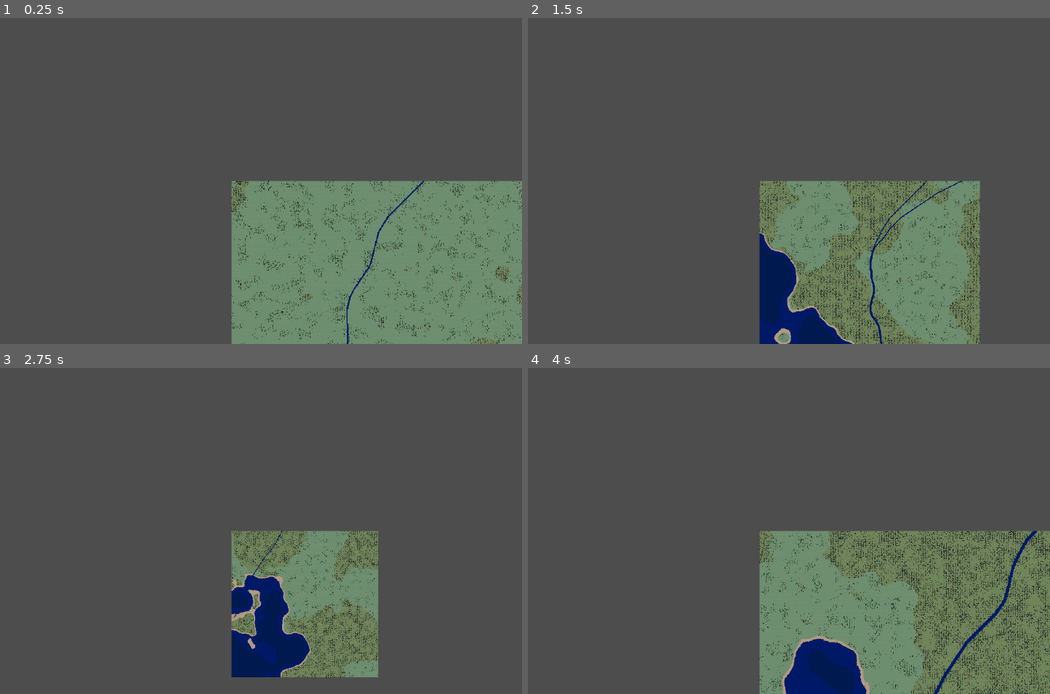
Above: before the commit, frames 1-4 (two rows, left to right).
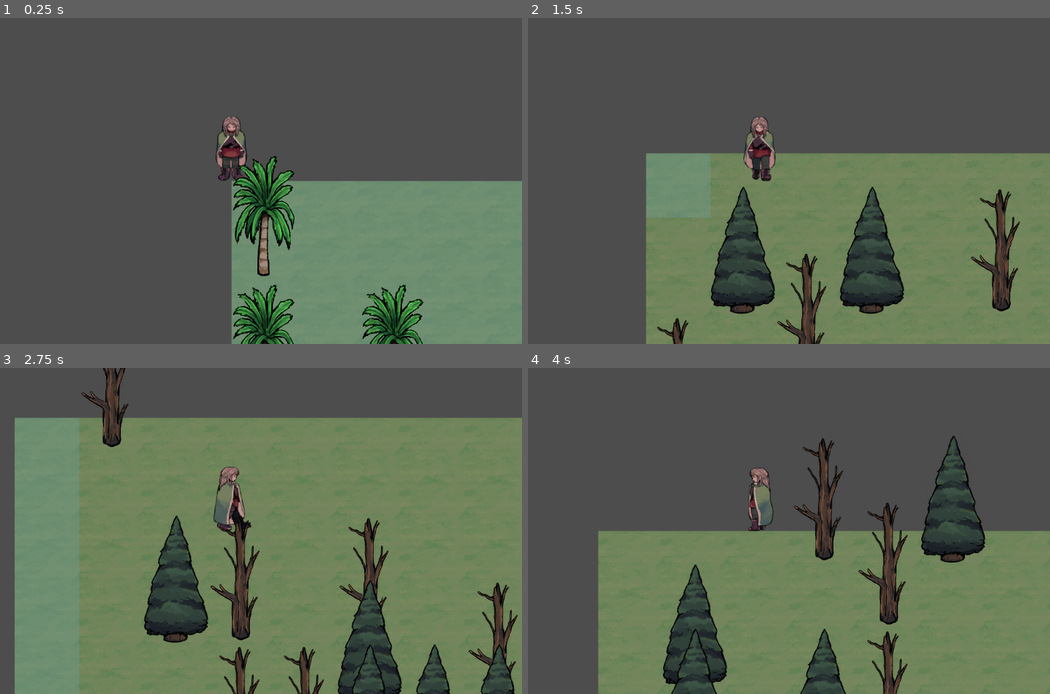
Above: after the commit, the same moments.

Repository: frxedlxver/godotProcGen
Game: Godot game, scene res://res/MainScene.tscn
The game is run twice, just before and just after one commit, with the same random seed, the same clock (stepped at 60 frames per second) and the same inputs. Before the commit the project starts from res://src/MapScene.tscn.
Inputs:
- Up to frame 1 (0.25 s): no input
- Up to frame 2 (1.5 s): tap Enter at 0.5 s; hold D (walk_right) 0.53-1.28 s; tap R at 0.6, 1.35 s; hold S (walk_down) from 1.28 s (still down)
- Up to frame 3 (2.75 s): release S (walk_down) at 2.03 s; hold D (walk_right) from 2.03 s (still down); tap R at 2.1 s
- Up to frame 4 (4 s): release D (walk_right) at 2.78 s; hold W (walk_up) 2.78-3.53 s; tap R at 2.85, 3.6 s; hold A (walk_left) from 3.53 s (still down)

The runs differ from the first frame. In frame 1, 7.7% of the frame differs, in the area x 41-100%, y 30-100%; in frame 2, 33%; in frame 3, 76%, in the area x 2-100%, y 0-100%; in frame 4, 28%.

Commit message:
player moves.

Diff:
--- a/project.godot
+++ b/project.godot
@@ -11,7 +11,7 @@
 [application]
 
 config/name="ProcGen"
-run/main_scene="res://src/MapScene.tscn"
+run/main_scene="res://res/MainScene.tscn"
 config/features=PackedStringArray("4.2", "Forward Plus")
 config/icon="res://icon.svg"
 
--- /dev/null
+++ b/res/MainScene.tscn
@@ -0,0 +1,49 @@
+[gd_scene load_steps=6 format=3 uid="uid://ct4y62u26mkhu"]
+
+[ext_resource type="Script" path="res://src/MapGen/Generators/MapGenerator.gd" id="1_1mccv"]
+[ext_resource type="Script" path="res://src/Util/InputManager.gd" id="2_hx7bv"]
+[ext_resource type="PackedScene" uid="uid://bxwy0r2ydmwky" path="res://res/Player.tscn" id="3_k1k36"]
+[ext_resource type="TileSet" uid="uid://dmxk6mov2niyb" path="res://res/tilesets/TerrainTileSet.tres" id="4_b44lk"]
+[ext_resource type="TileSet" uid="uid://b3cv5516t3sy3" path="res://res/tilesets/DestructibleTileset.tres" id="5_qk6wl"]
+
+[node name="Node2D" type="Node2D"]
+
+[node name="MapGenerator" type="Node2D" parent="." node_paths=PackedStringArray("tilemap_container")]
+script = ExtResource("1_1mccv")
+tilemap_container = NodePath("../YSorted/Tilemaps")
+test_mode = null
+
+[node name="Sprite2D" type="Sprite2D" parent="."]
+
+[node name="Node2D" type="Node2D" parent="."]
+script = ExtResource("2_hx7bv")
+
+[node name="YSorted" type="Node2D" parent="."]
+y_sort_enabled = true
+
+[node name="PlayerRoot" parent="YSorted" instance=ExtResource("3_k1k36")]
+
+[node name="Camera2D" type="Camera2D" parent="YSorted/PlayerRoot"]
+visible = false
+
+[node name="Tilemaps" type="Node2D" parent="YSorted"]
+y_sort_enabled = true
+
+[node name="TerrainTilemap" type="TileMap" parent="YSorted/Tilemaps"]
+z_index = -1
+texture_filter = 1
+tile_set = ExtResource("4_b44lk")
+rendering_quadrant_size = 32
+format = 2
+layer_0/name = "Terrain"
+layer_0/navigation_enabled = false
+
+[node name="DestructibleTilemap" type="TileMap" parent="YSorted/Tilemaps"]
+light_mask = 2
+visibility_layer = 2
+y_sort_enabled = true
+tile_set = ExtResource("5_qk6wl")
+rendering_quadrant_size = 32
+format = 2
+layer_0/name = "Trees"
+layer_0/y_sort_enabled = true
--- a/res/player_root.tscn
+++ b/res/Player.tscn
@@ -6,15 +6,27 @@
 [ext_resource type="Script" path="res://src/Player/PhysicsController.gd" id="2_xl6pr"]
 [ext_resource type="Script" path="res://src/Player/StateManager.gd" id="5_v0r5p"]
 
-[node name="PlayerRoot" type="Node2D"]
+[sub_resource type="CapsuleShape2D" id="CapsuleShape2D_2xl5b"]
+height = 48.0
+
+[node name="PlayerRoot" type="CharacterBody2D"]
+y_sort_enabled = true
+
+[node name="NavigationCollider" type="CollisionShape2D" parent="."]
+position = Vector2(0, -5)
+rotation = 1.5708
+shape = SubResource("CapsuleShape2D_2xl5b")
 
 [node name="Sprite" type="AnimatedSprite2D" parent="."]
+light_mask = 2
+visibility_layer = 2
+z_as_relative = false
+y_sort_enabled = true
 sprite_frames = ExtResource("1_jg6rk")
 animation = &"idle"
 autoplay = "idle"
-frame_progress = 0.873584
-
-[node name="Camera2D" type="Camera2D" parent="."]
+frame_progress = 0.510571
+offset = Vector2(0, -64)
 
 [node name="PhysicsController" type="Node" parent="."]
 script = ExtResource("2_xl6pr")
--- a/res/tilesets/DestructibleTileset.tres
+++ b/res/tilesets/DestructibleTileset.tres
@@ -2,97 +2,58 @@
 
 [ext_resource type="Texture2D" uid="uid://blusfdoq1g17i" path="res://res/sprites/trees.png" id="1_tflr0"]
 
-[sub_resource type="CompressedTexture2D" id="CompressedTexture2D_evvyp"]
+[sub_resource type="PhysicsMaterial" id="PhysicsMaterial_dsrau"]
+friction = 0.0
 
-[sub_resource type="TileSetAtlasSource" id="TileSetAtlasSource_4jp3a"]
-resource_name = "Trees-Normal"
-texture = SubResource("CompressedTexture2D_evvyp")
-texture_region_size = Vector2i(128, 128)
-0:0/next_alternative_id = 3
-0:0/0 = 0
-0:0/0/texture_origin = Vector2i(0, 128)
-0:0/0/y_sort_origin = -1
-1:0/0 = 0
-1:0/0/texture_origin = Vector2i(0, 128)
-1:0/0/y_sort_origin = -1
-2:0/next_alternative_id = 2
-2:0/0 = 0
-2:0/0/texture_origin = Vector2i(0, 128)
-2:0/0/y_sort_origin = -1
-3:0/0 = 0
-3:0/0/texture_origin = Vector2i(0, 128)
-3:0/0/y_sort_origin = -1
-0:2/0 = 0
-0:2/0/texture_origin = Vector2i(0, 128)
-0:2/0/y_sort_origin = -1
-1:2/0 = 0
-1:2/0/texture_origin = Vector2i(0, 128)
-1:2/0/y_sort_origin = -1
-2:2/0 = 0
-2:2/0/texture_origin = Vector2i(0, 128)
-2:2/0/y_sort_origin = -1
-3:2/0 = 0
-3:2/0/texture_origin = Vector2i(0, 128)
-3:2/0/y_sort_origin = -1
+[sub_resource type="OccluderPolygon2D" id="OccluderPolygon2D_vd454"]
+polygon = PackedVector2Array(-44.5, -226, -1.5, -249, 36.5, -228, 42.5, -204, 56.5, -152, 50.5, -98, 6.5, -78, 5.5, -10, -10.5, -9, -12.1267, -75.9102, -30.5, -80, -65.5, -121)
 
-[sub_resource type="CompressedTexture2D" id="CompressedTexture2D_yq0bc"]
+[sub_resource type="OccluderPolygon2D" id="OccluderPolygon2D_osx4l"]
+polygon = PackedVector2Array(-44.5, -226, -1.5, -249, 36.5, -228, 42.5, -204, 56.5, -152, 50.5, -98, 6.5, -78, 5.5, -10, -10.5, -9, -12.1267, -75.9102, -30.5, -80, -65.5, -121)
 
-[sub_resource type="TileSetAtlasSource" id="TileSetAtlasSource_40wol"]
-resource_name = "Trees-Large"
-texture = SubResource("CompressedTexture2D_yq0bc")
-texture_region_size = Vector2i(128, 128)
-0:0/0 = 0
-0:0/0/texture_origin = Vector2i(0, 255)
-0:0/0/y_sort_origin = -1
-2:0/0 = 0
-2:0/0/texture_origin = Vector2i(0, 255)
-2:0/0/y_sort_origin = -1
-4:0/0 = 0
-4:0/0/texture_origin = Vector2i(0, 255)
-4:0/0/y_sort_origin = -1
-4:4/0 = 0
-4:4/0/texture_origin = Vector2i(0, 255)
-4:4/0/y_sort_origin = -1
-2:4/0 = 0
-2:4/0/texture_origin = Vector2i(0, 255)
-2:4/0/y_sort_origin = -1
-0:4/0 = 0
-0:4/0/texture_origin = Vector2i(0, 255)
-0:4/0/y_sort_origin = -1
-6:4/0 = 0
-6:4/0/texture_origin = Vector2i(0, 255)
-6:4/0/y_sort_origin = -1
-6:0/0 = 0
-6:0/0/texture_origin = Vector2i(0, 255)
-6:0/0/y_sort_origin = -1
+[sub_resource type="OccluderPolygon2D" id="OccluderPolygon2D_y1uqi"]
+polygon = PackedVector2Array(-44.5, -226, -1.5, -249, 36.5, -228, 42.5, -204, 56.5, -152, 50.5, -98, 6.5, -78, 5.5, -10, -10.5, -9, -12.1267, -75.9102, -30.5, -80, -65.5, -121)
 
 [sub_resource type="TileSetAtlasSource" id="TileSetAtlasSource_jmvg5"]
 texture = ExtResource("1_tflr0")
 texture_region_size = Vector2i(128, 128)
 0:0/size_in_atlas = Vector2i(1, 2)
 0:0/0 = 0
+0:0/0/texture_origin = Vector2i(0, 128)
+0:0/0/y_sort_origin = -1
+0:0/0/occlusion_layer_0/polygon = SubResource("OccluderPolygon2D_vd454")
+0:0/0/physics_layer_0/linear_velocity = Vector2(0, 0)
+0:0/0/physics_layer_0/angular_velocity = 0.0
+0:0/0/physics_layer_0/polygon_0/points = PackedVector2Array(-13.3937, -10.2189, -8.13543, -5.95275, -2.57953, -5.05984, 3.1748, -6.74646, 7.04409, -10.6157, 3.77008, -12.6, -0.992126, -13.5921, -7.93701, -13.2945)
 1:0/size_in_atlas = Vector2i(1, 2)
 1:0/0 = 0
+1:0/0/texture_origin = Vector2i(0, 128)
+1:0/0/y_sort_origin = -1
+1:0/0/occlusion_layer_0/polygon = SubResource("OccluderPolygon2D_osx4l")
+1:0/0/physics_layer_0/linear_velocity = Vector2(0, 0)
+1:0/0/physics_layer_0/angular_velocity = 0.0
+1:0/0/physics_layer_0/polygon_0/points = PackedVector2Array(-23.7118, -7.73858, -16.4693, -3.86929, -1.09134, -1.48819, 12.9968, -3.57166, 22.422, -9.52441, 12.5008, -12.1039, -0.992126, -13.5921, -13.1953, -11.3102)
 2:0/size_in_atlas = Vector2i(1, 2)
 2:0/0 = 0
+2:0/0/texture_origin = Vector2i(0, 128)
+2:0/0/y_sort_origin = -1
+2:0/0/physics_layer_0/linear_velocity = Vector2(0, 0)
+2:0/0/physics_layer_0/angular_velocity = 0.0
+2:0/0/physics_layer_0/polygon_0/points = PackedVector2Array(-16.7669, -15.378, -9.12756, -9.4252, 0.595276, -7.34173, 9.12756, -8.82992, 16.6677, -14.6835, 10.3181, -18.5528, 1.48819, -20.537, -8.43307, -19.0488)
 3:0/size_in_atlas = Vector2i(1, 2)
 3:0/0 = 0
+3:0/0/texture_origin = Vector2i(0, 128)
+3:0/0/y_sort_origin = -1
+3:0/0/occlusion_layer_0/polygon = SubResource("OccluderPolygon2D_y1uqi")
+3:0/0/physics_layer_0/linear_velocity = Vector2(0, 0)
+3:0/0/physics_layer_0/angular_velocity = 0.0
+3:0/0/physics_layer_0/polygon_0/points = PackedVector2Array(-12.6992, -6.05197, -6.49842, -3.57166, -0.446457, -2.77795, 6.10157, -3.77008, 10.8638, -6.44882, 5.70472, -9.22677, -0.347244, -9.92126, -6.59764, -9.22677)
 
 [resource]
 tile_layout = 1
 tile_offset_axis = 1
 tile_size = Vector2i(128, 128)
-terrain_set_0/mode = 0
-terrain_set_0/terrain_0/name = "DeepWater"
-terrain_set_0/terrain_0/color = Color(0.0983175, 3.36915e-07, 0.572672, 1)
-terrain_set_0/terrain_1/name = "Water"
-terrain_set_0/terrain_1/color = Color(0.00307122, 0.23706, 0.905286, 1)
-terrain_set_0/terrain_2/name = "NormalGrass"
-terrain_set_0/terrain_2/color = Color(0.485415, 0.67, 0.4757, 1)
-terrain_set_0/terrain_3/name = "RichGrass"
-terrain_set_0/terrain_3/color = Color(0.318155, 0.51, 0.1989, 1)
-terrain_set_0/terrain_4/name = "Sand"
-terrain_set_0/terrain_4/color = Color(1, 0.877596, 0.59899, 1)
-sources/1 = SubResource("TileSetAtlasSource_40wol")
-sources/0 = SubResource("TileSetAtlasSource_4jp3a")
+occlusion_layer_0/light_mask = 1
+physics_layer_0/collision_layer = 1
+physics_layer_0/physics_material = SubResource("PhysicsMaterial_dsrau")
 sources/2 = SubResource("TileSetAtlasSource_jmvg5")
--- a/src/MapGen/Generators/MapGenerator.gd
+++ b/src/MapGen/Generators/MapGenerator.gd
@@ -70,13 +70,13 @@
 
 func instantiate_map():
 	# instantiate terrain tiles on terrain tilemap
-	var terrain_instantiator : ImageToTilemapConverter = ImageToTilemapConverter.new()
+	var terrain_instantiator : TerrainInstantiator = TerrainInstantiator.new()
 	terrain_instantiator.m_tilemap = terrain_tilemap
 	terrain_instantiator.image_to_tilemap(terrain_image)
 	terrain_instantiator.queue_free()
 
 	# instantiate trees on destructible tilemap
-	var tree_instantiator = TreePlacer.new()
+	var tree_instantiator = TreeInstantiator.new()
 	tree_instantiator.tilemap = destructible_tilemap
 	tree_instantiator.terrain_tilemap = terrain_tilemap
 	tree_instantiator.place_trees_at_points(tree_positions)
@@ -88,7 +88,8 @@
 	var river_generator = RiverGenerator.new()
 	river_generator.m_maximum_width = 6;
 	river_generator.m_bounds = map.get_size()
-	river_generator.generate(3, 3, heightmap)
+	var max_starting_rivers = 6
+	river_generator.generate(max_starting_rivers, 3, heightmap)
 	var river_points = river_generator.get_final_river_points(map.get_size())
 	var drawn_points = []
 	for branch in river_points:
--- a/src/MapGen/Generators/RiverBranch.gd
+++ b/src/MapGen/Generators/RiverBranch.gd
@@ -28,42 +28,6 @@
 		self.generate_path(start, target, start_dir, true)
 		done = not self.failure
 
-
-
-func update_direction():
-	self.m_last_direction = self.m_cur_direction
-
-	var local_min = m_heightmap.get_pixelv(m_cur_position).v
-	var lowest_neighbour
-	for point in VectorTools.vec2i_range(-m_cur_speed, m_cur_speed, true, true):
-		if VectorTools.a_inside_b(point, m_bounds):
-			if lowest_neighbour == null || m_heightmap.get_pixelv(point).v <= local_min:
-				lowest_neighbour = point
-				local_min = m_heightmap.get_pixelv(point).v
-
-	var height_direction = Vector2(lowest_neighbour - m_cur_position).normalized()
-	var target_direction = Vector2(m_target_point - m_cur_position).normalized()
-
-
-	var noise_value = _m_noise.get_noise_2dv(m_cur_position)
-	var noise_direction = NoiseTools.noise_val_to_dir(noise_value, m_max_turn_angle)
-
-
-	var direction_dict = {
-		noise_direction : self.m_noise_weight,
-		self.m_cur_direction : self.m_cur_direction_weight,
-		target_direction : self.m_target_direction_weight,
-		height_direction : self.m_height_direction_weight
-	}
-
-	var new_dir = interpolate_directions_weighted(direction_dict)
-	var new_angle = new_dir.angle_to(m_cur_direction)
-	if abs(rad_to_deg(new_angle)) > m_max_turn_angle:
-		new_angle = sign(new_angle) * deg_to_rad(m_max_turn_angle)
-		var dx = cos(new_angle)
-		var dy = sin(new_angle)
-		new_dir = Vector2(dx, dy)
-	self.m_cur_direction = new_dir
 # returns all points, adjusted for width
 func get_final_river_points(map_size : Vector2i) -> Array[Vector2i]:
 	var result : Array[Vector2i] = []
--- a/src/MapGen/Generators/RiverGenerator.gd
+++ b/src/MapGen/Generators/RiverGenerator.gd
@@ -16,7 +16,7 @@
 
 func generate(max_starting_rivers : int, maximum_width : int, heightmap : Image):
 	m_branches = []
-	for i in range(0, randi_range(1, max_starting_rivers)):
+	for i in range(0, max_starting_rivers):
 		var branch = generate_river(randi_range(2, 4), heightmap)
 		m_branches.append(branch)
 
--- a/src/MapGen/Instantiators/TerrainInstantiator.gd
+++ b/src/MapGen/Instantiators/TerrainInstantiator.gd
@@ -1,20 +1,20 @@
 extends Node2D
 
-class_name ImageToTilemapConverter
+class_name TerrainInstantiator
 
 enum TileType {
 	DEEP_WATER = 0,
 	WATER = 1,
 	GRASS = 2,
-	RICH_SOIL_GRASS = 3,
+	FOREST_GRASS = 3,
 	SAND = 4
 }
 
-var tile_atlas_coords : Dictionary = {
+static var TILE_ATLAS_COORDS : Dictionary = {
 	TileType.DEEP_WATER        : Vector2i(0, 0),
 	TileType.WATER             : Vector2i(1, 0),
 	TileType.GRASS             : Vector2i(2, 0),
-	TileType.RICH_SOIL_GRASS   : Vector2i(3, 0),
+	TileType.FOREST_GRASS   : Vector2i(3, 0),
 	TileType.SAND              : Vector2i(4, 0)
 }
 
@@ -25,7 +25,7 @@
 		var row = terrain[y]
 		for x in range(row.size()):
 			var tiletype : TileType = row[x]
-			var atlas_coords = tile_atlas_coords[tiletype]
+			var atlas_coords = TILE_ATLAS_COORDS[tiletype]
 			if atlas_coords == null:
 				continue
 			else:
@@ -53,8 +53,15 @@
 			elif col == Palettes.GRASS_COLOR:
 				cur_tile = TileType.GRASS
 			elif col == Palettes.RICH_GRASS_COLOR:
-				cur_tile = TileType.RICH_SOIL_GRASS
+				cur_tile = TileType.FOREST_GRASS
 
 			row.append(cur_tile)
 		result.append(row)
 	convert_to_tilemap(result)
+
+static func get_tile_type(atlas_coords : Vector2i):
+	if TILE_ATLAS_COORDS.values().has(atlas_coords):
+		var idx = TILE_ATLAS_COORDS.values().find(atlas_coords)
+		return TILE_ATLAS_COORDS.keys()[idx]
+	else:
+		return Vector2i.ONE * -1;
--- a/src/MapGen/Instantiators/TreeInstantiator.gd
+++ b/src/MapGen/Instantiators/TreeInstantiator.gd
@@ -1,6 +1,6 @@
 extends Node2D
 
-class_name TreePlacer
+class_name TreeInstantiator
 
 var tilemap : TileMap
 var terrain_tilemap : TileMap
@@ -22,17 +22,17 @@
 
 
 
-func place_trees_at_points(tree_locations : Array[Vector2i]):
+func place_trees_at_points(tree_positions : Array[Vector2i]):
 	tilemap.clear()
-	for point in tree_locations:
-		var lg_chance = large_tree_chance
-		var tile_pos
+	for tree_world_pos in tree_positions:
+		var tree_type
 		var is_forest = false
-		if terrain_tilemap.get_cell_atlas_coords(0, point) == Vector2i(3, 0):
-			tile_pos = FOREST_TILE_COORD + Vector2i(randi_range(0, 10) % 2, 0)
-			lg_chance /= 8
+		var terrain_at_world_pos = terrain_tilemap.get_cell_atlas_coords(0, tree_world_pos)
+
+		if  TerrainInstantiator.get_tile_type(terrain_at_world_pos) == TerrainInstantiator.TileType.FOREST_GRASS:
+			tree_type = FOREST_TILE_COORD + Vector2i(randi_range(0, 10) % 2, 0)
 			is_forest = true
 		else:
-			tile_pos= Vector2i(randi_range(0,3), 0)
+			tree_type = Vector2i(randi_range(3, 0), 0)
 		var source = 2;
-		tilemap.set_cell(0,point,source,tile_pos, 0)
+		tilemap.set_cell(0,tree_world_pos,source,tree_type, 0)
--- a/src/MapScene.tscn
+++ /dev/null
@@ -1,44 +0,0 @@
-[gd_scene load_steps=6 format=3 uid="uid://ct4y62u26mkhu"]
-
-[ext_resource type="Script" path="res://src/CamControl.gd" id="1_hpulv"]
-[ext_resource type="Script" path="res://src/MapGen/Generators/MapGenerator.gd" id="2_2xfk5"]
-[ext_resource type="TileSet" uid="uid://dmxk6mov2niyb" path="res://res/tilesets/TerrainTileSet.tres" id="3_vd0il"]
-[ext_resource type="TileSet" uid="uid://b3cv5516t3sy3" path="res://res/tilesets/DestructibleTileset.tres" id="4_otaee"]
-[ext_resource type="Script" path="res://src/Util/InputManager.gd" id="5_d2xa2"]
-
-[node name="Node2D" type="Node2D"]
-
-[node name="Camera2D" type="Camera2D" parent="."]
-visible = false
-zoom = Vector2(0.01, 0.01)
-script = ExtResource("1_hpulv")
-
-[node name="MapGenerator" type="Node2D" parent="." node_paths=PackedStringArray("tilemap_container")]
-script = ExtResource("2_2xfk5")
-tilemap_container = NodePath("../Tilemaps")
-
-[node name="Sprite2D" type="Sprite2D" parent="."]
-
-[node name="Tilemaps" type="Node2D" parent="."]
-
-[node name="TerrainTilemap" type="TileMap" parent="Tilemaps"]
-y_sort_enabled = true
-texture_filter = 1
-tile_set = ExtResource("3_vd0il")
-rendering_quadrant_size = 32
-format = 2
-layer_0/name = "Terrain"
-layer_0/y_sort_enabled = true
-layer_0/navigation_enabled = false
-
-[node name="DestructibleTilemap" type="TileMap" parent="Tilemaps"]
-z_index = 1
-y_sort_enabled = true
-tile_set = ExtResource("4_otaee")
-rendering_quadrant_size = 32
-format = 2
-layer_0/name = "Trees"
-layer_0/y_sort_enabled = true
-
-[node name="Node2D" type="Node2D" parent="."]
-script = ExtResource("5_d2xa2")
--- a/src/Player/AnimationController.gd
+++ b/src/Player/AnimationController.gd
@@ -1,4 +1,4 @@
-extends Node2D
+extends Node
 class_name AnimationController
 
 var animatedSprite2D : AnimatedSprite2D
@@ -11,19 +11,42 @@
 	WALK_RIGHT
 }
 
-var onStateEnter : Signal
+var walkDirectionAnimations : Dictionary = {
+	MoveState.dir.N : "walk_up",
+	MoveState.dir.E : "walk_right",
+	MoveState.dir.S : "walk_down",
+	MoveState.dir.W : "walk_left"
+}
+
+var idleDirectionAnimations : Dictionary = {
+	MoveState.dir.N : "idle",
+	MoveState.dir.E : "idle",
+	MoveState.dir.S : "idle",
+	MoveState.dir.W : "idle"
+}
+
+var dirSuffixes : Dictionary = {
+	MoveState.dir.N : "_up",
+	MoveState.dir.E : "_right",
+	MoveState.dir.S : "_down",
+	MoveState.dir.W : "_left"
+}
+
 func _ready():
 	animatedSprite2D = get_node("../Sprite");
-	onStateEnter = get_node("../StateManager").onStateEnter
-	onStateEnter.connect(set_animation)
+	var stateManager = get_node("../StateManager")
+	stateManager.onStateEnter.connect(onStateEntered)
 
-func set_animation(animation : PlayerAnimation):
-	var anim_name;
-	match (animation):
-		PlayerAnimation.IDLE: anim_name = "idle"
-		PlayerAnimation.WALK_UP: anim_name = "walk_up"
-		PlayerAnimation.WALK_DOWN: anim_name = "walk_down"
-		PlayerAnimation.WALK_LEFT: anim_name = "walk_left"
-		PlayerAnimation.WALK_RIGHT: anim_name = "walk_right"
 
-	animatedSprite2D.play(anim_name);
+
+func onStateEntered(state : State):
+	var animationName
+	match state.statename:
+		"move":
+			var moveState : MoveState = state;
+			animationName = "walk" + dirSuffixes.get(moveState.facingDir)
+		"idle":
+			animationName = "idle";
+		_:
+			animationName = "idle"
+	animatedSprite2D.play(animationName);
--- a/src/Player/InputHandler.gd
+++ b/src/Player/InputHandler.gd
@@ -1,7 +1,8 @@
 extends Node
 class_name InputHandler
 
-var dirInput : Vector2;
+var dirInput : Vector2i;
+signal dirInputChanged(value : Vector2i)
 
 func _ready():
 	pass
@@ -10,7 +11,10 @@
 	pollInput()
 
 func pollInput():
-	self.dirInput = Vector2(
+	var new_dirInput = Vector2i(
 		Input.get_action_strength("walk_right") - Input.get_action_strength("walk_left"),
-		Input.get_action_strength("walk_up") - Input.get_action_strength("walk_down")
+		(Input.get_action_strength("walk_up") - Input.get_action_strength("walk_down")) * - 1
 	)
+	if new_dirInput != dirInput:
+		self.dirInput = new_dirInput
+		dirInputChanged.emit(self.dirInput)
--- a/src/Player/PhysicsController.gd
+++ b/src/Player/PhysicsController.gd
@@ -1,5 +1,38 @@
-extends Node2D
+extends Node
 class_name PhysicsController
 
-func onStateChangeSignalReceived(state : StateManager.State):
+var body : CharacterBody2D
+var cur_state : State
+var move_force = 300
+
+func _ready():
+	body = get_node("../../PlayerRoot")
+	var state_manager : StateManager = get_node("../StateManager")
+	state_manager.onStateEnter.connect(onStateEntered)
+
+func _physics_process(delta):
+	var new_move_force = Vector2.ZERO
+	if cur_state != null:
+		match cur_state.statename:
+			"move":
+				var move_state : MoveState = cur_state
+				var dir = Vector2(move_state.direction)
+				if move_state.direction.x != 0 and move_state.direction.y != 0:
+					new_move_force = move_force * 0.7071 * dir
+				else:
+					new_move_force = move_force * dir
+			"idle":
+				new_move_force = Vector2.ZERO
+
+	body.velocity = new_move_force;
+	var collision = body.move_and_collide(new_move_force * delta)
+
+	if collision != null:
+		handle_collision(collision)
+
+func handle_collision(collision):
 	pass
+
+func onStateEntered(state : State):
+	cur_state = state
+	print("Phys: " + state.statename)
--- a/src/Player/StateManager.gd
+++ b/src/Player/StateManager.gd
@@ -12,13 +12,28 @@
 func _ready():
 	setState(IdleState.new())
 	inputHandler = get_node("../InputHandler")
+	connectStateSignals()
+
+func connectStateSignals():
+	inputHandler.dirInputChanged.connect(
+		func (dirInput : Vector2i):
+			var state = IdleState.new() if dirInput == Vector2i.ZERO else MoveState.new()
+			setState(state)
+	)
 
 # Called every frame. 'delta' is the elapsed time since the previous frame.
 func _process(delta):
 	pass
 
 func setState(state : State):
+	var enterargs = 0
+	var exitargs = 0
+
+	if state.statename == "move":
+		enterargs = inputHandler.dirInput
 	if state == curState: return
+	state.exit(exitargs)
 	onStateExit.emit(curState)
 	curState = state
+	state.enter(enterargs)
 	onStateEnter.emit(state)
--- a/src/Player/states/IdleState.gd
+++ b/src/Player/states/IdleState.gd
@@ -2,11 +2,5 @@
 class_name IdleState
 
 
-# Called when the node enters the scene tree for the first time.
-func _ready():
-	pass # Replace with function body.
-
-
-# Called every frame. 'delta' is the elapsed time since the previous frame.
-func _process(delta):
-	pass
+func _init():
+	statename = "idle"
--- a/src/Player/states/MoveState.gd
+++ b/src/Player/states/MoveState.gd
@@ -1,12 +1,24 @@
 extends State
 class_name MoveState
 
+var direction : Vector2i
+var facingDir : dir
+enum dir {
+	N,
+	E,
+	S,
+	W
+}
 
-# Called when the node enters the scene tree for the first time.
-func _ready():
-	pass # Replace with function body.
+func _init():
+	statename = "move"
 
+func enter(args):
+	direction = args
+	setFacingDir()
 
-# Called every frame. 'delta' is the elapsed time since the previous frame.
-func _process(delta):
-	pass
+func setFacingDir():
+	if direction.y < 0 : facingDir = dir.N;
+	elif direction.y > 0 : facingDir = dir.S;
+	elif direction.x > 0 : facingDir = dir.E;
+	elif direction.x < 0 : facingDir = dir.W;
--- a/src/Player/states/State.gd
+++ b/src/Player/states/State.gd
@@ -1,12 +1,11 @@
 extends Node
 class_name State
 
-
-# Called when the node enters the scene tree for the first time.
-func _ready():
-	pass # Replace with function body.
+var statename : String;
 
 
-# Called every frame. 'delta' is the elapsed time since the previous frame.
-func _process(delta):
+func enter(args):
 	pass
+
+func exit(args):
+	pass
Not shown: 1 places in res/Player.tscn that only renumber resources
